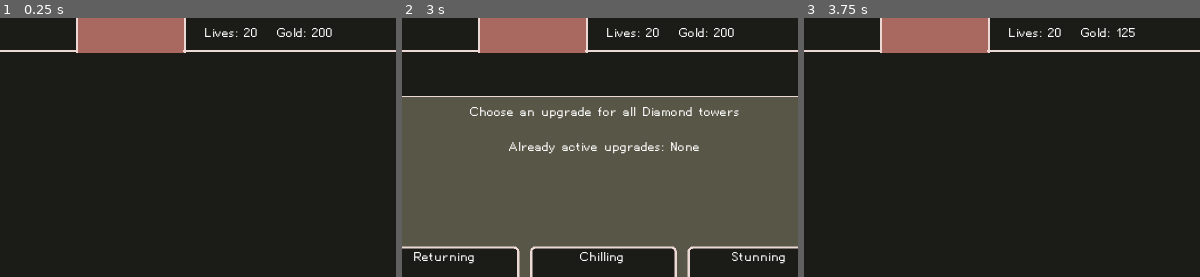
Above: before the commit, frames 1-3 (left to right).
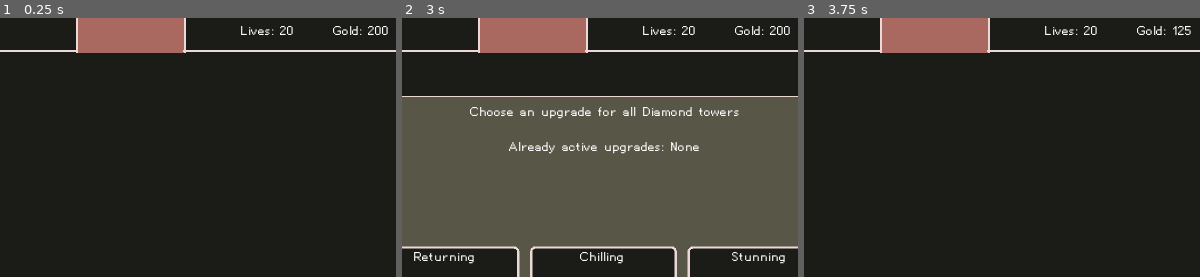
Above: after the commit, the same moments.

Repository: nolenroyalty/ReShape-TD
Game: Godot game, scene res://Main.tscn
Two runs of this game, one before a commit and one after it. Both use one fixed random seed, a clock stepped at 60 frames per second and the inputs below.
Inputs (mouse positions are % of the whole screen's width and height, from its top left):
- Up to frame 1 (0.25 s): no input
- Up to frame 2 (3 s): click (90, 11) at 0.5 s; click (83, 11) at 1.25 s; click (97, 11) at 2 s; click "Reshape (75 gold)" at 2.75 s
- Up to frame 3 (3.75 s): click "Chilling Projectiles have a h…" at 3.5 s
The pictures show only the part of the screen within x 25-75%, y 0-50%; the shares and areas given below are measured in that part.

The runs differ from the first frame. In frame 1, 0.8% of the frame differs, in the area x 51-98%, y 3-8%; in frame 2, 0.8%; in frame 3, 0.8%.

Commit message:
stomp a bug

Diff:
--- a/Main.tscn
+++ b/Main.tscn
@@ -22,18 +22,23 @@
 [node name="IndividualViewer" parent="." instance=ExtResource( 4 )]
 position = Vector2( 560, 288 )
 
-[node name="Lives" type="Label" parent="."]
-margin_left = 352.0
-margin_top = 8.0
-margin_right = 416.0
-margin_bottom = 40.0
+[node name="Control" type="GridContainer" parent="."]
+margin_left = 384.0
+margin_top = 7.0
+margin_right = 543.0
+margin_bottom = 39.0
+custom_constants/hseparation = 33
+columns = 3
+
+[node name="Lives" type="Label" parent="Control"]
+margin_right = 47.0
+margin_bottom = 14.0
 text = "Lives: 20"
 script = ExtResource( 5 )
 
-[node name="Gold" type="Label" parent="."]
-margin_left = 416.0
-margin_top = 8.0
-margin_right = 496.0
-margin_bottom = 38.0
+[node name="Gold" type="Label" parent="Control"]
+margin_left = 80.0
+margin_right = 129.0
+margin_bottom = 14.0
 text = "Gold: 200"
 script = ExtResource( 6 )
--- a/battlefield/Battlefield.gd
+++ b/battlefield/Battlefield.gd
@@ -75,16 +75,29 @@
 
 func try_to_build_tower(_event):
 	if not indicator.unblocked():
-		return
+		return false
+
+	var creep_pos = {}
+
+	for creep in get_tree().get_nodes_in_group("creep"):
+		if creep.position.distance_to(current_build_location) < C.CELL_SIZE * 2:
+			creep_pos[U.snap_to_grid(creep.position)] = true
+
+	for pos in relevant_points_for_tower(current_build_location):
+		if grid.is_disabled(pos):
+			return false
+
+		if pos in creep_pos:
+			return false
+
 	if selected_shape == null:
-		return
-
-	# Maybe double-check that we can build here, I don't know
+		return false
+
 	var cost = Upgrades.tower_cost(selected_shape)
 	if not State.try_to_buy(cost):
 		print("Not enough money to place tower!")
 		# play sound?
-		return
+		return false
 
 	actually_build_tower(current_build_location)
 	notify_creeps_of_pathing_change()
--- a/battlefield/PathingGrid.gd
+++ b/battlefield/PathingGrid.gd
@@ -24,6 +24,9 @@
 	# It might be nice to add some memoization here, partially for efficiency (maybe) but also
 	# so that everyone takes the same path when it's ambiguous.
 	return astar.get_point_path(_id_of_point(start), _id_of_point(end))
+
+func is_disabled(point):
+	return astar.is_point_disabled(_id_of_point(point))
 
 func disable_points(points):
 	print("Disabling points: %s" % [points])
